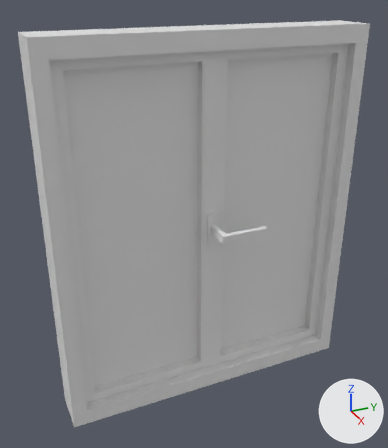
Before and after pictures for a commit that changed the Blender file Balcony_man/Assets/Models/Objects/Window frame/windows_Frame.blend.
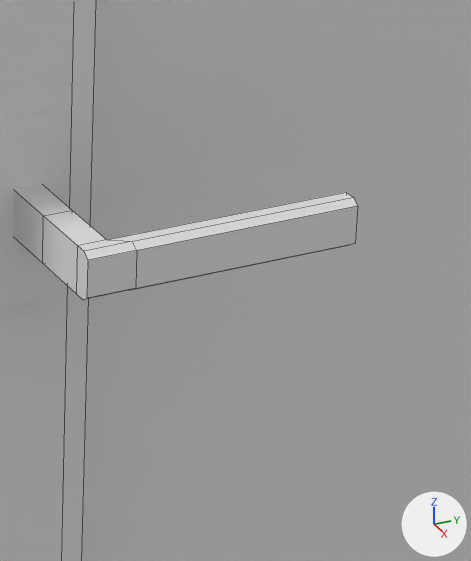
Each version appears first whole from a 50 mm camera at (0.5, -0.241, 0.253) aimed at (0.001, -0.016, 0.003), and next in a close-up on the part from 54% to 73% of the width and 44% to 64% of the height. Every picture has the same lights, and +X, +Y and +Z are marked at lower right. The close-ups show mesh edges as thin lines.

Objects in the first close-up: 'Куб', 'Куб.001', 'Куб.002', 'Куб.003'.
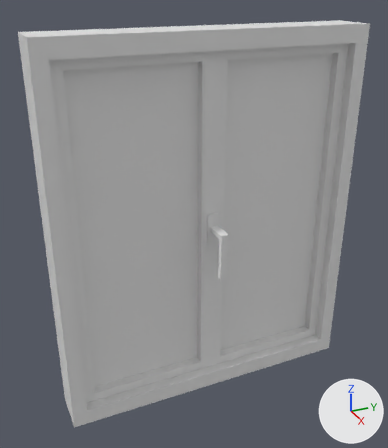
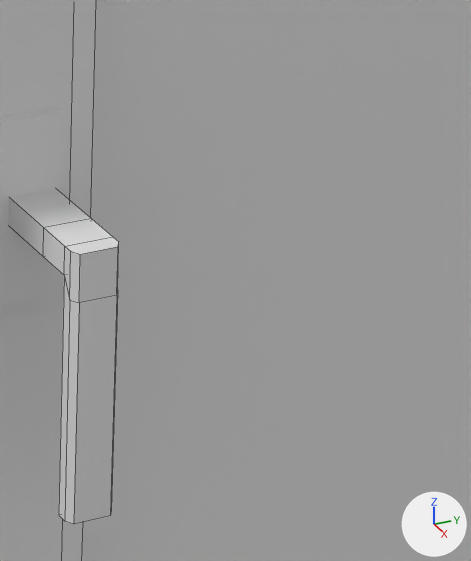
Pixel boxes (x1, y1, x2, y2) of what changed, in the close-ups (471 x 561 px; the box of a moved part takes in the faces that stretch with it):
'Куб.002', reshaped, moved, turned: before (14, 185, 358, 300); after (8, 188, 119, 524)
part 1 of me_куб_004, moved or reshaped: before (43, 192, 358, 300); after (43, 218, 119, 524)

The change in detail:
me_куб_004 has 26 vertices, 22 faces and spans x -1.0..3.32, y -0.61..8.61, z -1.0..1.0.
me_куб_004 is used by ob_куб_002; location (0.0199, 0.0012, 0.0002); scale (0.00746, 0.0058, 0.00466).
me_куб_004 part 1: all 18 vertices in x 2.78..3.32, y -0.61..8.61, z -1.0..1.0 are moved by (-0.68, 0.0, 0.0).
Object 'Куб.002' (ob_куб_002) moves from (0.0199, 0.0012, 0.0002) to (0.0221, 0.0012, 0.0002).
Object 'Куб.002' (ob_куб_002) turns from (0, 0, 0) to (-90, 0, 0) degrees about x, y and z.
